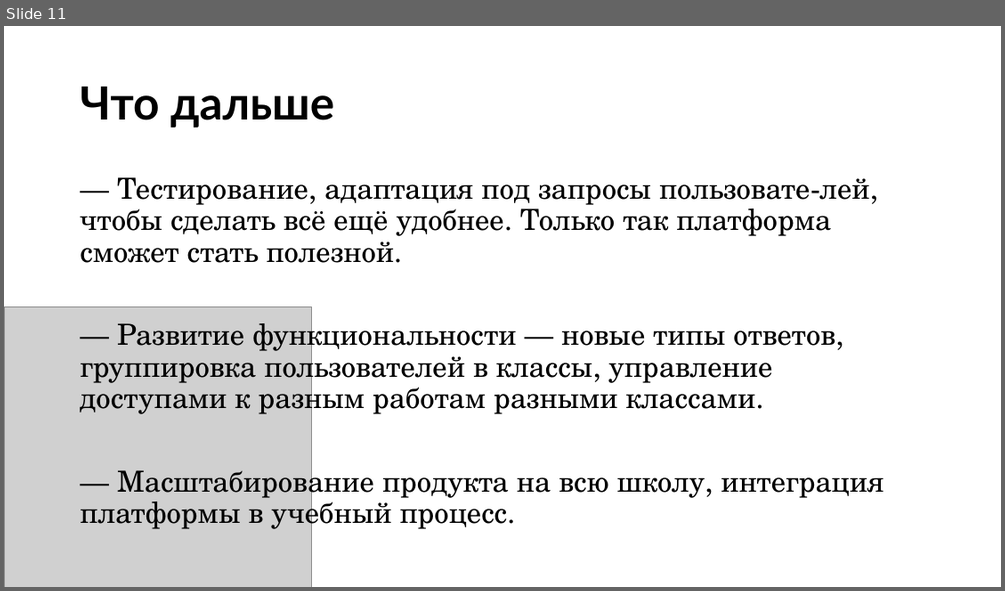
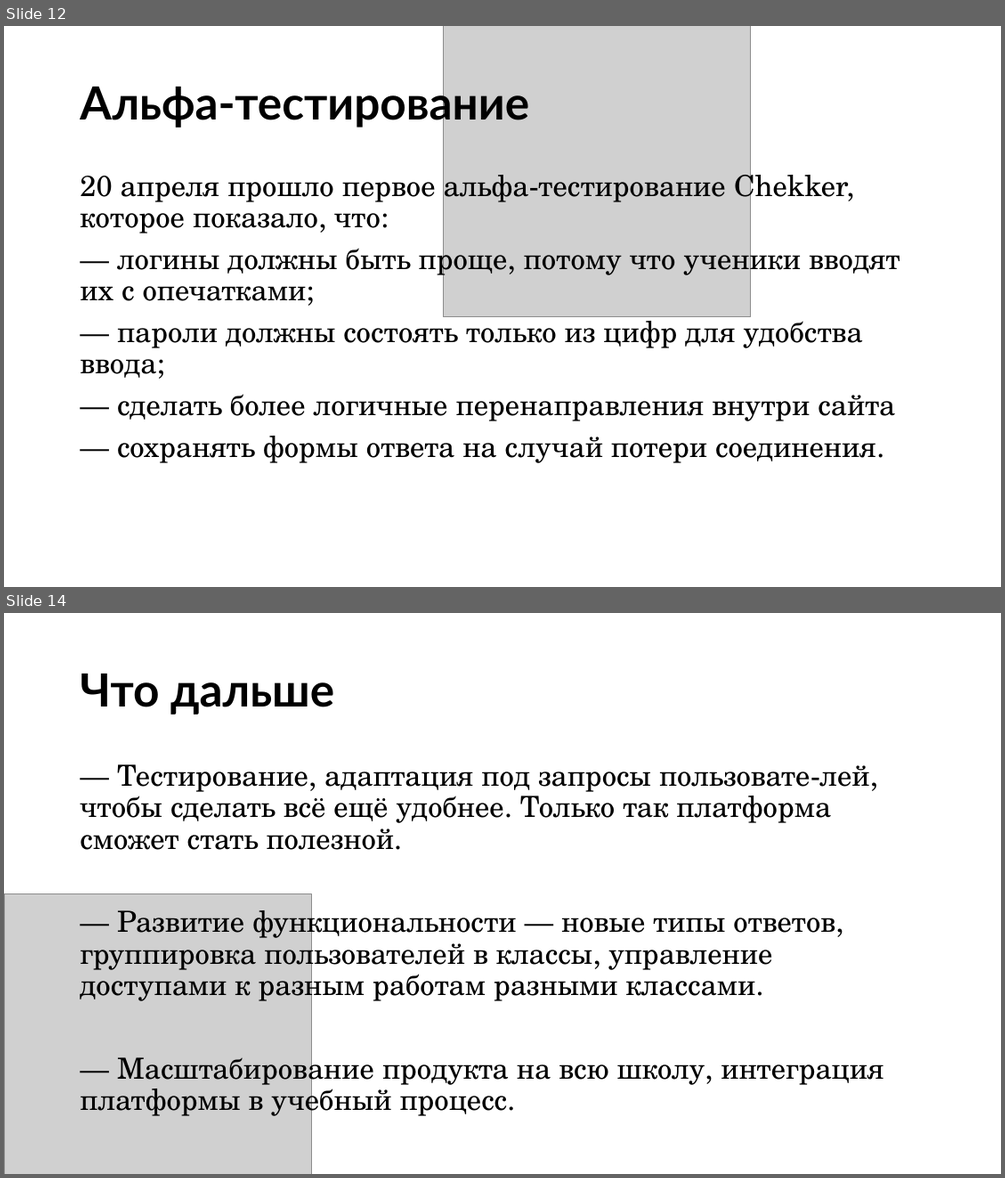
Before and after one commit to adamarutyunov/Chekker, a slide deck: docs/Chekker.pptx. Shown one above the other, each under a label of ours: slide 11 before the commit, slides 12 and 14 after it; the slides between them are not shown. The pictures are 1005x591 and 1005x1178 pixels, drawn with LibreOffice and Linux fonts; fonts in the diff are those of the drawing; grey boxes stand for pictures. Boxes give left, top, right and bottom in pixels: in the first picture for what was removed or moved away, otherwise in the second. Text is boxed around its words. In the diff, an @@ line names an element or a change of style, - is before the commit and + after.

```diff
--- a/docs/Chekker.pptx
+++ b/docs/Chekker.pptx
@@ slide 12 added at (4,26,1001,587), background #FFFFFF @@
@@ picture added at (443,26,751,317) @@
@@ title added at (80,80,529,128), 44 pt, text #000000, bold @@
+Альфа-тестирование
@@ text added at (80,167,899,463), 28 pt, text #000000 @@
+20 апреля прошло первое альфа-тестирование Chekker, которое показало, что:
+— логины должны быть проще, потому что ученики вводят их с опечатками;
+— пароли должны состоять только из цифр для удобства ввода;
+— сделать более логичные перенаправления внутри сайта
+— сохранять формы ответа на случай потери соединения.
@@ what was slide 11 is now slide 14 @@
```
Also in this commit, not shown: 1 slide changed, 5 other slides added, 2 slides removed.
